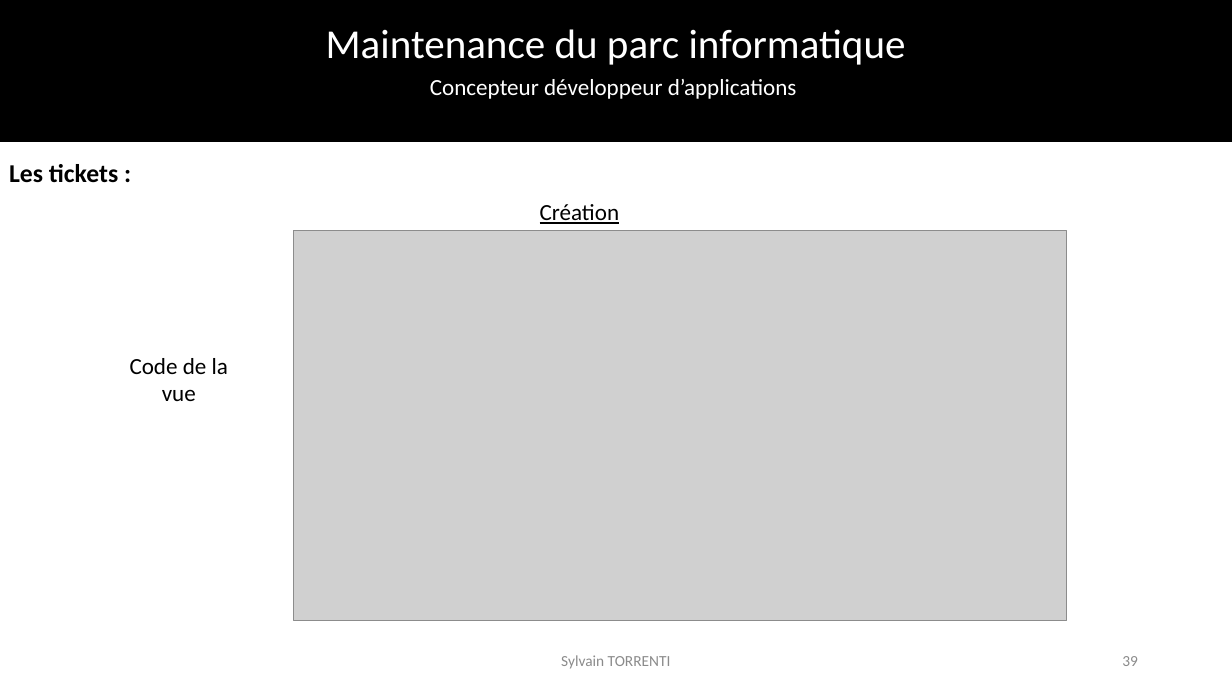
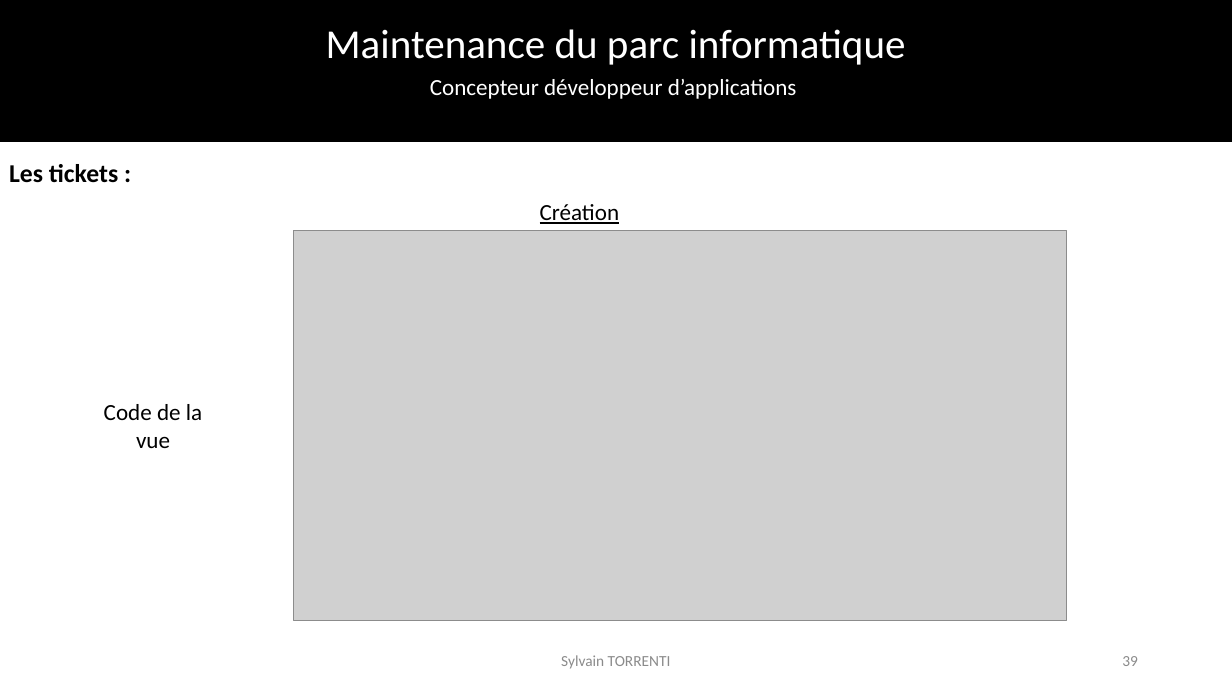
Before and after one commit to SylvainTorrenti/Fil_Rouge, a slide deck: slide 39 of presentation/Presentation epcf.pptx. Drawn at 1232x693 pixels with LibreOffice and Linux fonts; fonts in the diff are those of the drawing; grey boxes stand for pictures; background and template pictures are left out. Boxes give left, top, right and bottom in pixels: in the first picture for what was removed or moved away, otherwise in the second. Text is boxed around its words. In the diff, an @@ line names an element or a change of style, - is before the commit and + after.

```diff
--- a/presentation/Presentation epcf.pptx
+++ b/presentation/Presentation epcf.pptx
@@ text "Code de la" moved from (x1=130, y1=358, x2=228, y2=401) to (x1=104, y1=404, x2=202, y2=448) @@
```
Also in this commit, not shown: 34 other slides changed.
